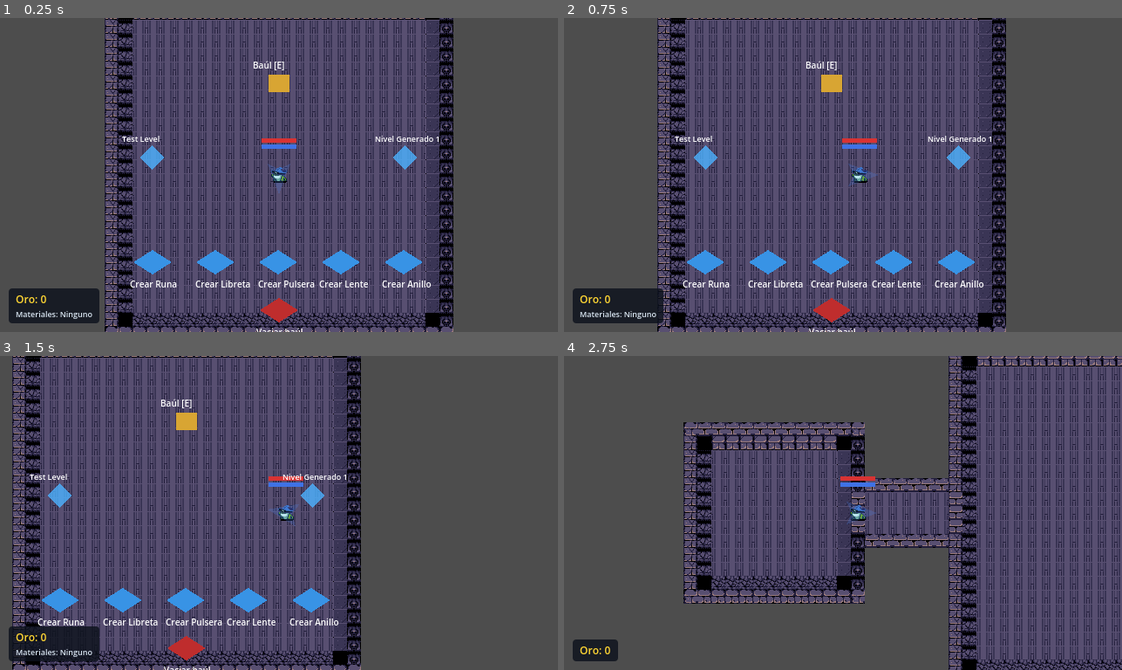
Above: before the commit, frames 1-4 (two rows, left to right).
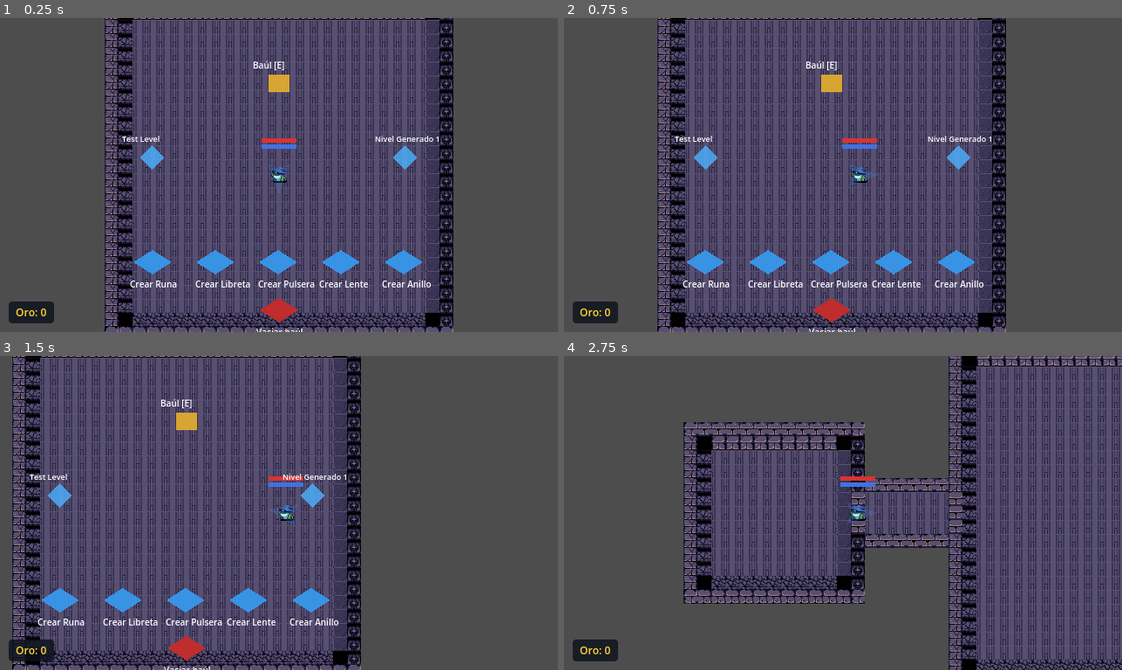
Above: after the commit, the same moments.

Repository: gersonMarcelo123/abyss-maker-game
Game: Godot game, scene res://scenes/levels/Lobby.tscn
Same seed, same stepped clock (60 frames per second), same inputs: the game is played once before the commit and once after it.
Inputs (mouse positions are in pixels of both pictures, inside the frame that each line leads up to):
- Up to frame 1 (0.25 s): no input
- Up to frame 2 (0.75 s): tap Enter at 0.5 s; move the mouse to (965, 159) at 0.52 s; hold D from 0.53 s (still down); tap T (attack) at 0.6 s; click (965, 159) at 0.67 s
- Up to frame 3 (1.5 s): release D at 1.25 s; drag from (167, 528) to (206, 421) at 1.27 s
- Up to frame 4 (2.75 s): move the mouse to (898, 443) at 2.02 s; hold D from 2.03 s (still down); tap Keypad Enter at 2.1 s

The runs differ from the first frame. In frame 1, 1.4% of the frame differs, in the area x 1-18%, y 86-98%; in frame 2, 1.3%; in frame 3, 1.3%; in frame 4, nothing differs.

Commit message:
bug fixes2

Diff:
--- a/scripts/items/ground_item.gd
+++ b/scripts/items/ground_item.gd
@@ -27,7 +27,7 @@
 
 func try_pickup(player: Node) -> bool:
 	if loot_kind == "material":
-		GameState.add_material(material_name, 1)
+		GameState.add_scrap(material_name, 1)
 		queue_free()
 		return true
 	if not player.has_method("add_inventory_item"):
--- a/scripts/ui/economy_hud.gd
+++ b/scripts/ui/economy_hud.gd
@@ -1,9 +1,9 @@
 class_name EconomyHUD
 extends CanvasLayer
 
-@export var show_materials := false
+@export var show_crystals := false
 var _gold_label: Label
-var _materials_label: Label
+var _crystals_label: Label
 var _panel: PanelContainer
 
 func _ready() -> void:
@@ -46,22 +46,17 @@
 	_gold_label.add_theme_color_override("font_color", Color(1.0, 0.84, 0.2))
 	container.add_child(_gold_label)
 
-	_materials_label = Label.new()
-	_materials_label.add_theme_font_size_override("font_size", 9)
-	_materials_label.add_theme_color_override("font_color", Color(0.85, 0.9, 0.95))
-	container.add_child(_materials_label)
+	_crystals_label = Label.new()
+	_crystals_label.add_theme_font_size_override("font_size", 9)
+	_crystals_label.add_theme_color_override("font_color", Color(0.4, 0.85, 1.0))
+	container.add_child(_crystals_label)
 
 	GameState.gold_changed.connect(_refresh)
-	GameState.materials_changed.connect(_refresh)
+	GameState.crystals_changed.connect(_refresh)
 	_refresh()
 
 func _refresh(_ignored: Variant = null) -> void:
 	_gold_label.text = "Oro: %d" % GameState.gold
-	_materials_label.visible = show_materials
-	if show_materials:
-		var parts: Array[String] = []
-		for material_name in GameState.materials:
-			var count: int = int(GameState.materials[material_name])
-			if count > 0:
-				parts.append("%s ×%d" % [material_name, count])
-		_materials_label.text = "Materiales: " + (", ".join(parts) if not parts.is_empty() else "Ninguno")
+	_crystals_label.visible = show_crystals
+	if show_crystals:
+		_crystals_label.text = "Cristales: %d" % GameState.crystals
--- a/scripts/ui/inventory_menu.gd
+++ b/scripts/ui/inventory_menu.gd
@@ -125,11 +125,11 @@
 	scroll.add_child(rows)
 	rows.add_child(_label("PIEZAS DE CHATARRA (BOTÍN)", 9, Color(0.95, 0.84, 0.45)))
 	var has_items := false
-	for material_name in GameState.materials:
-		var count: int = int(GameState.materials[material_name])
+	for scrap_name in GameState.scrap:
+		var count: int = int(GameState.scrap[scrap_name])
 		if count > 0:
 			has_items = true
-			rows.add_child(_label("%s ×%d" % [material_name, count], 8, Color.WHITE))
+			rows.add_child(_label("%s ×%d" % [scrap_name, count], 8, Color.WHITE))
 	if not has_items:
 		rows.add_child(_label("Aún no tienes chatarra.", 8, Color(0.7, 0.7, 0.75)))
 	_root.add_child(panel)
--- a/scripts/world/game_state.gd
+++ b/scripts/world/game_state.gd
@@ -1,17 +1,28 @@
-## Estado persistente de la partida entre escenas. Los accesorios no forman
-## parte del inventario: se guardan por jugador y por tipo de accesorio.
+## Persistent game state across scenes. Accessories are stored per player and type.
 extends Node
 
+# ----- Accessory slots -----
 const ACCESSORY_SLOTS := ["Runa", "Libreta", "Pulsera", "Lente", "Anillo"]
 var equipped_accessories: Dictionary = {}
+
+# ----- Chest for crafted artifacts -----
 var artifact_chest: Array[Dictionary] = []
+
+# ----- Currencies -----
 var gold: int = 0
-var materials: Dictionary = {}
+var crystals: int = 0  # New currency, behaves like gold
+
+# ----- Collectible scrap (chatarra) -----
+var scrap: Dictionary = {}
+
 var level: int = 1
 
+# ----- Signals -----
 signal gold_changed(total: int)
-signal materials_changed
+signal crystals_changed(total: int)
+signal scrap_changed
 
+# ----- Artifact chest management -----
 func add_artifact(artifact: Dictionary) -> void:
 	artifact_chest.append(artifact.duplicate(true))
 
@@ -21,14 +32,22 @@
 func clear_artifact_chest() -> void:
 	artifact_chest.clear()
 
+# ----- Gold handling -----
 func add_gold(amount: int) -> void:
 	gold = max(gold + amount, 0)
 	gold_changed.emit(gold)
 
-func add_material(material_name: String, amount: int = 1) -> void:
-	materials[material_name] = int(materials.get(material_name, 0)) + max(amount, 0)
-	materials_changed.emit()
+# ----- Crystals handling (currency) -----
+func add_crystals(amount: int) -> void:
+	crystals = max(crystals + amount, 0)
+	crystals_changed.emit(crystals)
 
+# ----- Scrap handling (collectible) -----
+func add_scrap(item_name: String, amount: int = 1) -> void:
+	scrap[item_name] = int(scrap.get(item_name, 0)) + max(amount, 0)
+	scrap_changed.emit()
+
+# ----- Accessory management -----
 func get_accessories(player_index: int) -> Dictionary:
 	if not equipped_accessories.has(player_index):
 		var slots: Dictionary = {}
--- a/scripts/world/lobby.gd
+++ b/scripts/world/lobby.gd
@@ -45,7 +45,7 @@
 	add_child(inventory_menu_class.new())
 	var economy_hud_class := preload("res://scripts/ui/economy_hud.gd")
 	var economy_hud = economy_hud_class.new()
-	economy_hud.show_materials = true
+	economy_hud.show_crystals = false  # In the lobby only gold is shown.
 	add_child(economy_hud)
 
 	# Seis plataformas pisables: cinco crean un tipo de artefacto y una vacía el baúl.
@@ -97,6 +97,6 @@
 	area.body_entered.connect(func(body: Node2D):
 		if body.is_in_group("players"):
 			get_tree().paused = false
-			get_tree().change_scene_to_file(target_scene)
+			get_tree().call_deferred("change_scene_to_file", target_scene)
 	)
 	return area
--- a/scripts/world/return_teleport.gd
+++ b/scripts/world/return_teleport.gd
@@ -2,4 +2,4 @@
 func _on_body_entered(body: Node2D) -> void:
 	if body.is_in_group("players"):
 		get_tree().paused = false
-		get_tree().change_scene_to_file("res://scenes/levels/Lobby.tscn")
+		get_tree().call_deferred("change_scene_to_file", "res://scenes/levels/Lobby.tscn")
Not shown, changed: addons/ai_assistant_hub/tools/access_profiles/default_access.tres
